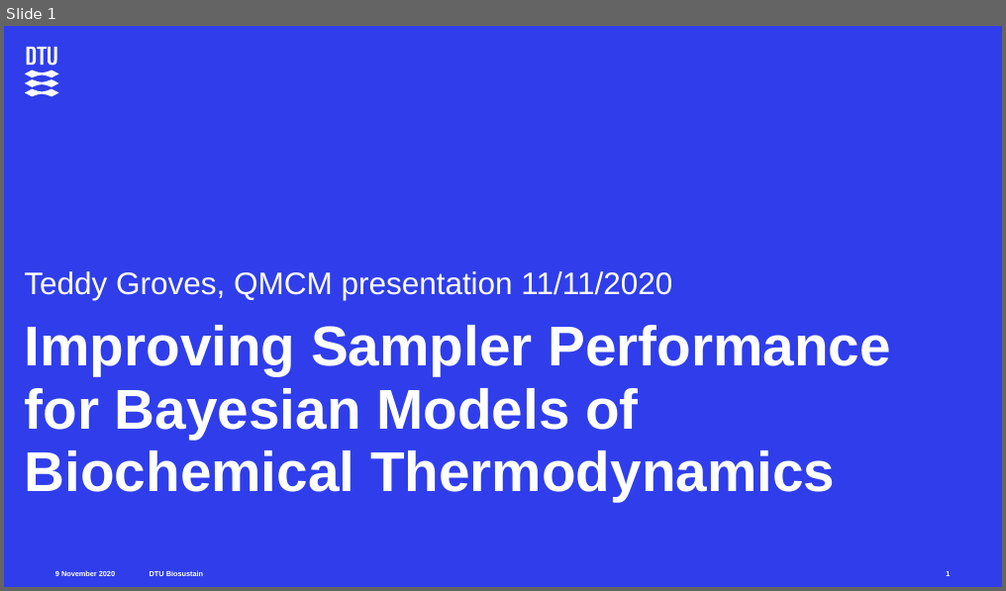
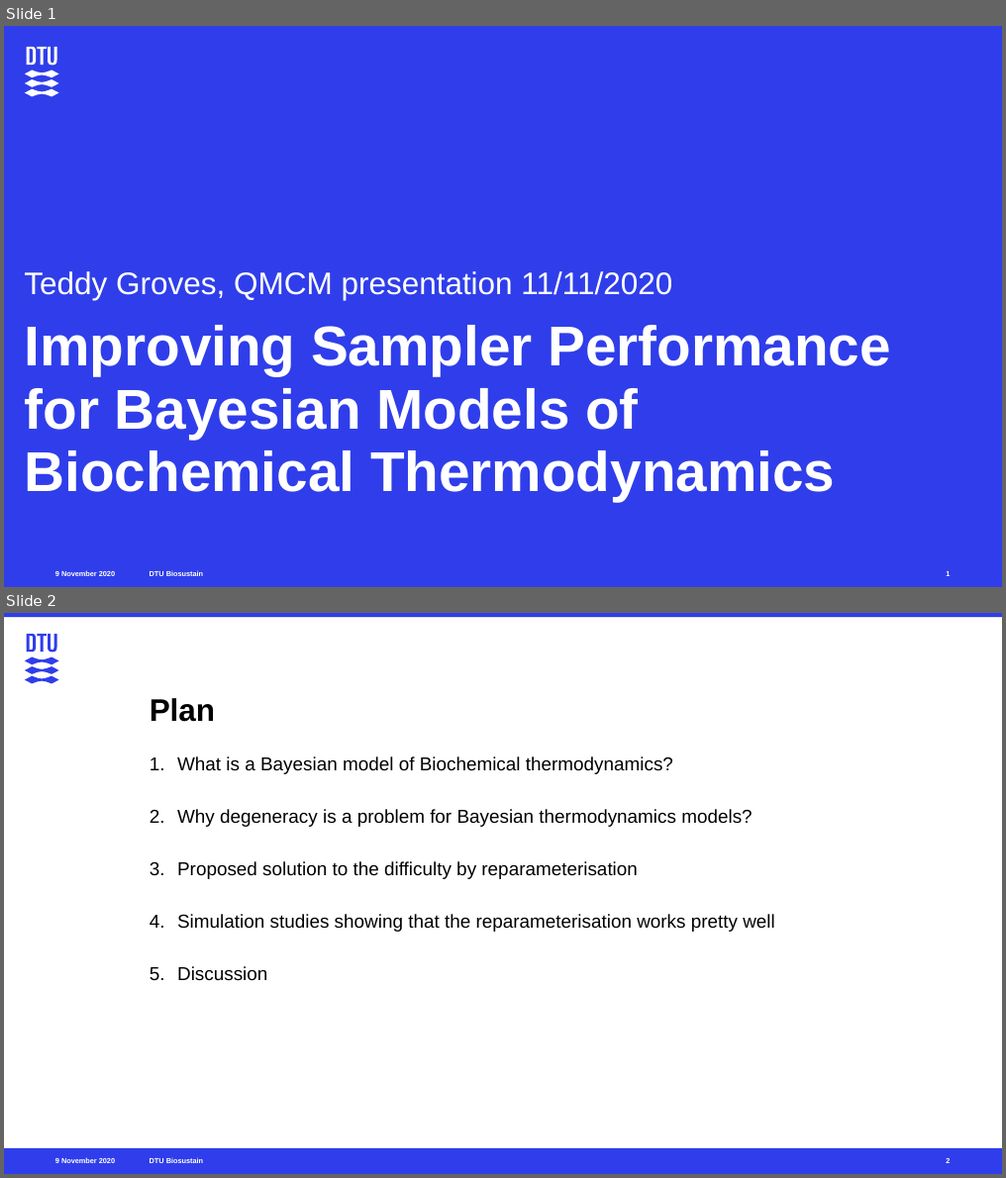
Before and after one commit to teddygroves/formation_degeneracy, a slide deck: slides.pptx. Shown one above the other, each under a label of ours: slide 1 before the commit, slides 1 and 2 after it. The pictures are 1006x591 and 1006x1178 pixels, drawn with LibreOffice and Linux fonts; fonts in the diff are those of the drawing. Boxes give left, top, right and bottom in pixels: in the first picture for what was removed or moved away, otherwise in the second. Text is boxed around its words. In the diff, an @@ line names an element or a change of style, - is before the commit and + after.

```diff
--- a/slides.pptx
+++ b/slides.pptx
@@ slide 2 added at <box>4,613,1002,1174</box>, background #FFFFFF; not listed: 4 template elements that a slide beside it also shows @@
@@ freeform shape added at <box>25,634,59,684</box>, fill #2F3EEA @@
@@ title added at <box>150,698,215,722</box>, 30 pt, text #000000, bold @@
+Plan
@@ text added at <box>177,757,775,981</box>, 18 pt, text #000000 @@
+1. What is a Bayesian model of Biochemical thermodynamics?
+2. Why degeneracy is a problem for Bayesian thermodynamics models?
+3. Proposed solution to the difficulty by reparameterisation
+4. Simulation studies showing that the reparameterisation works pretty well
+5. Discussion
@@ page number added at <box>945,1158,949,1163</box>, 7 pt, text #FFFFFF, bold @@
+2
```
Also in this commit, not shown: 1 slide changed.
